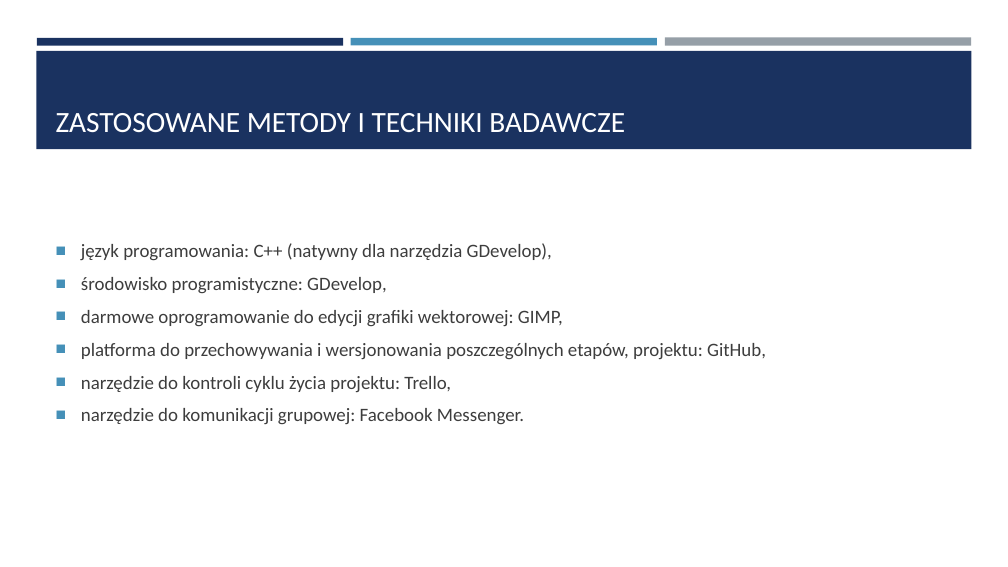
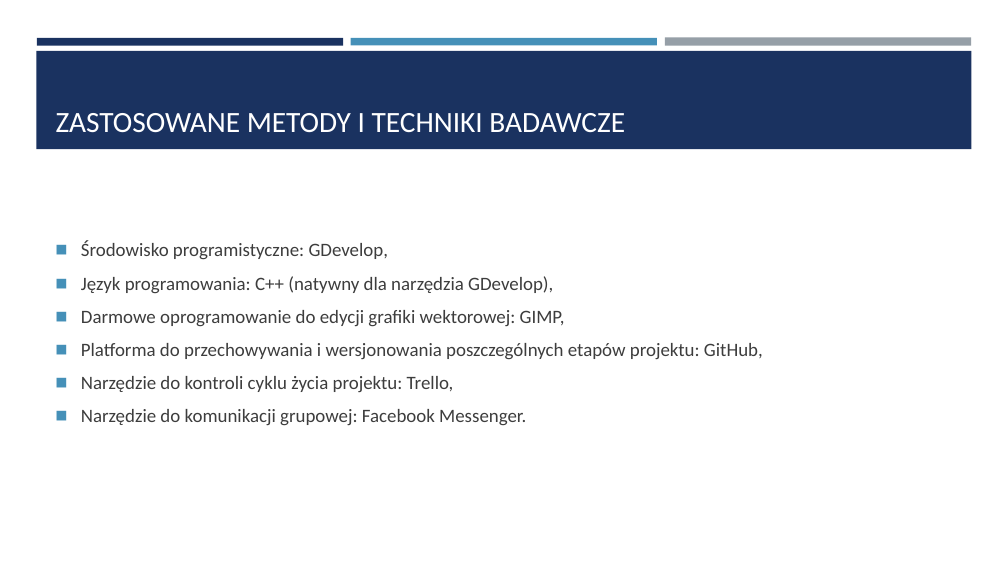
Before and after one commit to kwiat323/Praca_Inzynierska, a slide deck: slide 5 of Prezentacja/Prezentacja pracy dyplomowej.pptx. Drawn at 1008x567 pixels with LibreOffice and Linux fonts; fonts in the diff are those of the drawing. Boxes give left, top, right and bottom in pixels: in the first picture for what was removed or moved away, otherwise in the second. Text is boxed around its words. In the diff, an @@ line names an element or a change of style, - is before the commit and + after.

```diff
--- a/Prezentacja/Prezentacja pracy dyplomowej.pptx
+++ b/Prezentacja/Prezentacja pracy dyplomowej.pptx
@@ text at bbox=[81, 241, 763, 426]: text changed @@
-■ język programowania: C++ (natywny dla narzędzia GDevelop),
-■ środowisko programistyczne: GDevelop,
-■ darmowe oprogramowanie do edycji grafiki wektorowej: GIMP,
-■ platforma do przechowywania i wersjonowania poszczególnych etapów, projektu: GitHub,
-■ narzędzie do kontroli cyklu życia projektu: Trello,
-■ narzędzie do komunikacji grupowej: Facebook Messenger.
+◼ Środowisko programistyczne: GDevelop,
+◼ Język programowania: C++ (natywny dla narzędzia GDevelop),
+◼ Darmowe oprogramowanie do edycji grafiki wektorowej: GIMP,
+◼ Platforma do przechowywania i wersjonowania poszczególnych etapów projektu: GitHub,
+◼ Narzędzie do kontroli cyklu życia projektu: Trello,
+◼ Narzędzie do komunikacji grupowej: Facebook Messenger.
```
Also in this commit, not shown: 4 other slides changed, 9 slides added, 2 slides removed, 1 other file.
